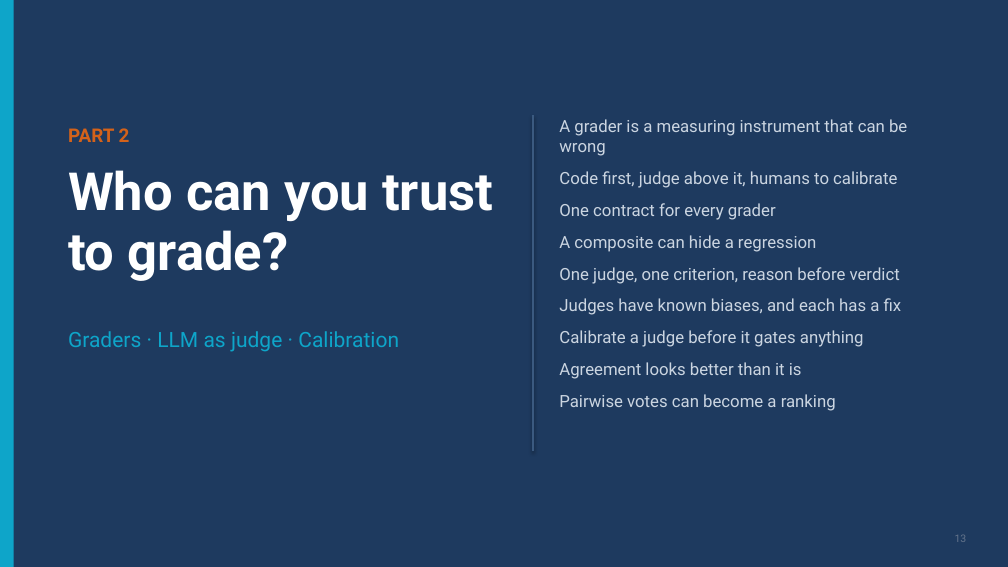
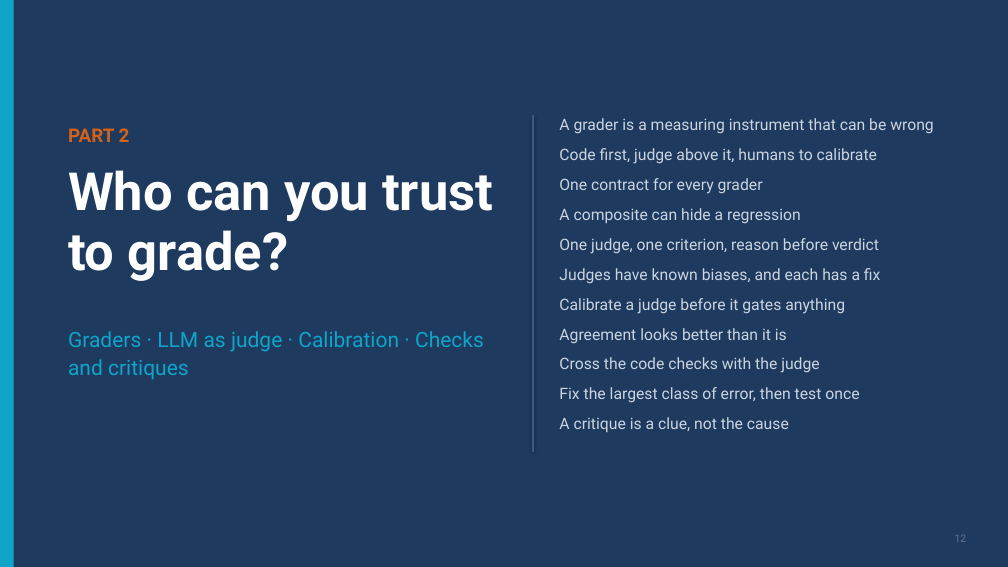
Before and after one commit to ramseywise/learn-ai-engineering, a slide deck: slide 12 of generative-ai/08-eval/slides/eval-engineering.pptx (slide 13 before the commit). Drawn at 1008x567 pixels with LibreOffice and Linux fonts; fonts in the diff are those of the drawing. Boxes give left, top, right and bottom in pixels: in the first picture for what was removed or moved away, otherwise in the second. Text is boxed around its words. In the diff, an @@ line names an element or a change of style, - is before the commit and + after.

```diff
--- a/generative-ai/08-eval/slides/eval-engineering.pptx
+++ b/generative-ai/08-eval/slides/eval-engineering.pptx
@@ text at <box>559,118,934,344</box>: size 16 to 15 pt in "A grader is a measuring instrument that ...", "Code first, judge above it, humans to ...", "One contract for every grader", "A composite can hide a regression" and 4 more places @@
@@ text at <box>68,331,484,379</box>: text changed @@
-Graders · LLM as judge · Calibration
+Graders · LLM as judge · Calibration · Checks and critiques
@@ text at <box>559,357,859,432</box>: text changed; size 16 to 15 pt @@
-Pairwise votes can become a ranking
+Cross the code checks with the judge
+Fix the largest class of error, then test once
+A critique is a clue, not the cause
```
Also in this commit, not shown: 15 other slides changed, 3 slides added, 3 slides removed, 49 other files.
